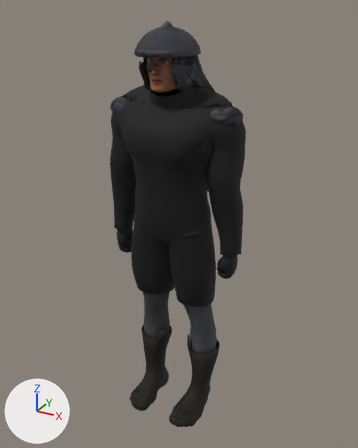
Two versions of the glTF model game/models/cast/conan_mail.glb, one commit apart.
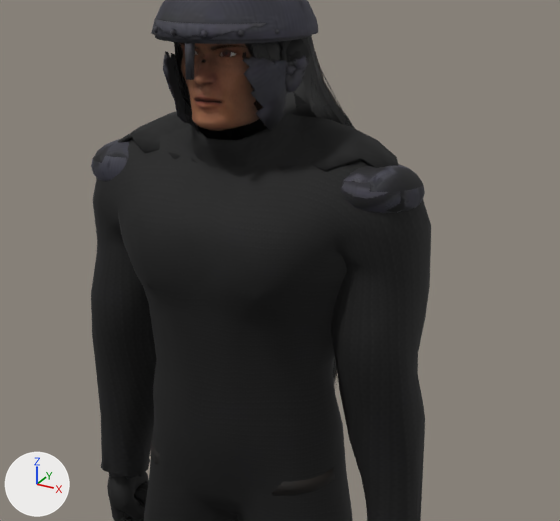
Each version is shown whole from a 50 mm camera at (1.126, -2.017, 2.101) aimed at (0.016, 0.002, 1.091), then close up on the part from 21% to 83% of the width and 9% to 55% of the height. Lighting does not change. The marker at lower left points along +X, +Y and +Z. The older version's two pictures come first. Vertices at exactly the same position are counted once.

Script lines for the objects in view, before the commit:
```python
me_base_005 = bpy.data.meshes.new('base.005')
me_base_005.from_pydata(...)  # 2355 vertices, 4722 faces; spans x -0.36..0.36, y -0.21..0.128, z 0.695..1.792
me_base_005.materials.append(mat_shirt_mat)  # picture img_shirt_tex
me_pauldron_l = bpy.data.meshes.new('pauldron_l')
me_pauldron_l.from_pydata(...)  # a UV sphere (20 segments, 12 rings, poles along z) spanning x 0.159..0.336, y -0.107..0.063, z 1.609..1.711; a UV sphere (20 segments, 12 rings, poles along z) spanning x 0.165..0.33, y -0.101..0.057, z 1.615..1.705
me_pauldron_l.materials.append(mat_pauldron_l_mat)  # picture img_pauldron_l_tex
me_pauldron_r = bpy.data.meshes.new('pauldron_r')
me_pauldron_r.from_pydata(...)  # a UV sphere (20 segments, 12 rings, poles along z) spanning x -0.336..-0.159, y -0.107..0.063, z 1.609..1.711; a UV sphere (20 segments, 12 rings, poles along z) spanning x -0.33..-0.165, y -0.101..0.057, z 1.615..1.705
me_pauldron_r.materials.append(mat_pauldron_r_mat)  # picture img_pauldron_r_tex
ob_pauldron_l = bpy.data.objects.new('pauldron_l', me_pauldron_l)
ob_pauldron_l.location = (0.0, 0.0, 0.0)
ob_pauldron_r = bpy.data.objects.new('pauldron_r', me_pauldron_r)
ob_pauldron_r.location = (0.0, 0.0, 0.0)
ob_shirt = bpy.data.objects.new('shirt', me_base_005)
ob_shirt.location = (0.0, 0.0, 0.0)
# also in view: 'hair' at (0.001, -0.013, 1.606); 'helm' at (0.0, -0.068, 1.902); 'body' at (0.0, -0.043, 1.12); 'gloves' at (0.0, -0.015, 0.952); 'aventail' at (0.0, -0.017, 1.807)
```
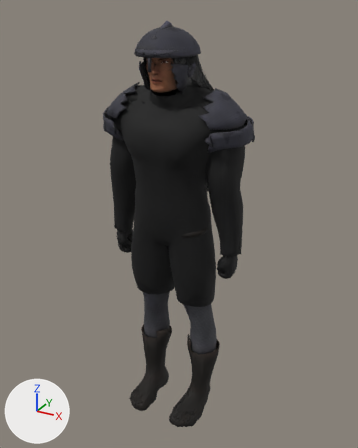
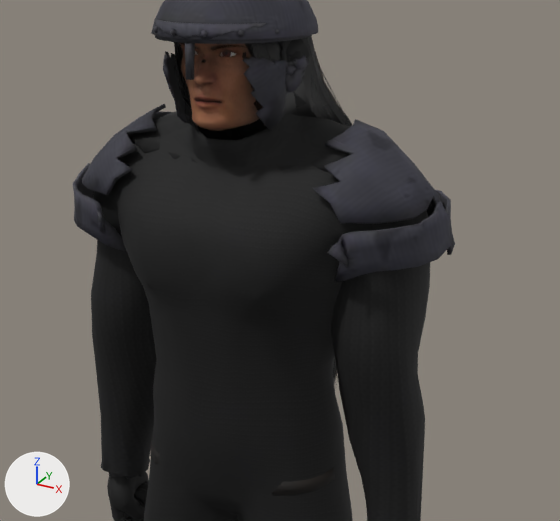
Where the change shows, as pixel boxes [x1, y1, x2, y2] in the close-ups (560 x 521 px):
'pauldron_l', reshaped: before [341, 164, 425, 213]; after [313, 119, 455, 282]
'pauldron_r', reshaped: before [91, 139, 129, 181]; after [73, 104, 172, 251]
part 1 of me_pauldron_l, rebuilt: before [341, 164, 425, 213]; after [313, 119, 440, 224]
part 2 of me_pauldron_l, added: after [327, 190, 455, 282]
part 3 of me_pauldron_r, rebuilt: before [91, 139, 129, 181]; after [82, 104, 172, 195]
part 4 of me_pauldron_r, added: after [73, 163, 126, 251]

What the commit changed:
me_pauldron_l is used by ob_pauldron_l; location (0.0, 0.0, 0.0).
me_pauldron_l had 444 vertices, 880 faces and spanned x 0.159..0.336, y -0.107..0.063, z 1.609..1.711.
me_pauldron_l now has 274 vertices, 540 faces and spans x 0.171..0.384, y -0.17..0.142, z 1.514..1.775.
me_pauldron_l part 1: the loose piece of 222 vertices spanning x 0.159..0.336, y -0.107..0.063, z 1.609..1.711 is rebuilt with 110 vertices and now spans x 0.171..0.36, y -0.14..0.123, z 1.622..1.775.
me_pauldron_l part 2: a new loose piece of 164 vertices spanning x 0.173..0.384, y -0.17..0.142, z 1.514..1.652, in mat_pauldron_l_mat (picture img_pauldron_l_tex).
Other edits to the shape of me_pauldron_l do not show in these pictures.
me_pauldron_r is used by ob_pauldron_r; location (0.0, 0.0, 0.0).
me_pauldron_r had 444 vertices, 880 faces and spanned x -0.336..-0.159, y -0.107..0.063, z 1.609..1.711.
me_pauldron_r now has 274 vertices, 540 faces and spans x -0.384..-0.171, y -0.17..0.142, z 1.514..1.775.
me_pauldron_r part 3: the loose piece of 222 vertices spanning x -0.336..-0.159, y -0.107..0.063, z 1.609..1.711 is rebuilt with 110 vertices and now spans x -0.36..-0.171, y -0.14..0.123, z 1.622..1.775.
me_pauldron_r part 4: a new loose piece of 164 vertices spanning x -0.384..-0.173, y -0.17..0.142, z 1.514..1.652, in mat_pauldron_r_mat (picture img_pauldron_r_tex).
Other edits to the shape of me_pauldron_r do not show in these pictures.
